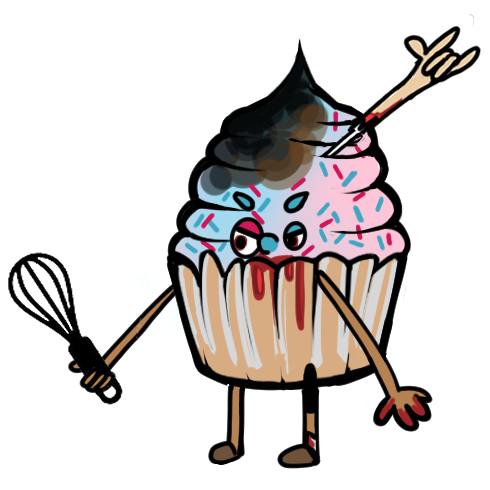
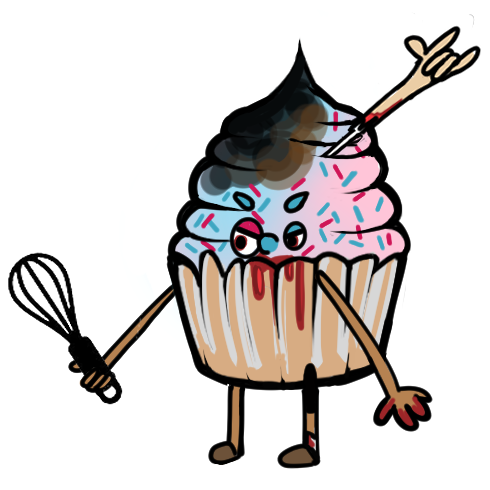
Layered file, before and after one edit (490x490). Changes by layer:
painted on "Layer 6" over [8, 252, 415, 405]
